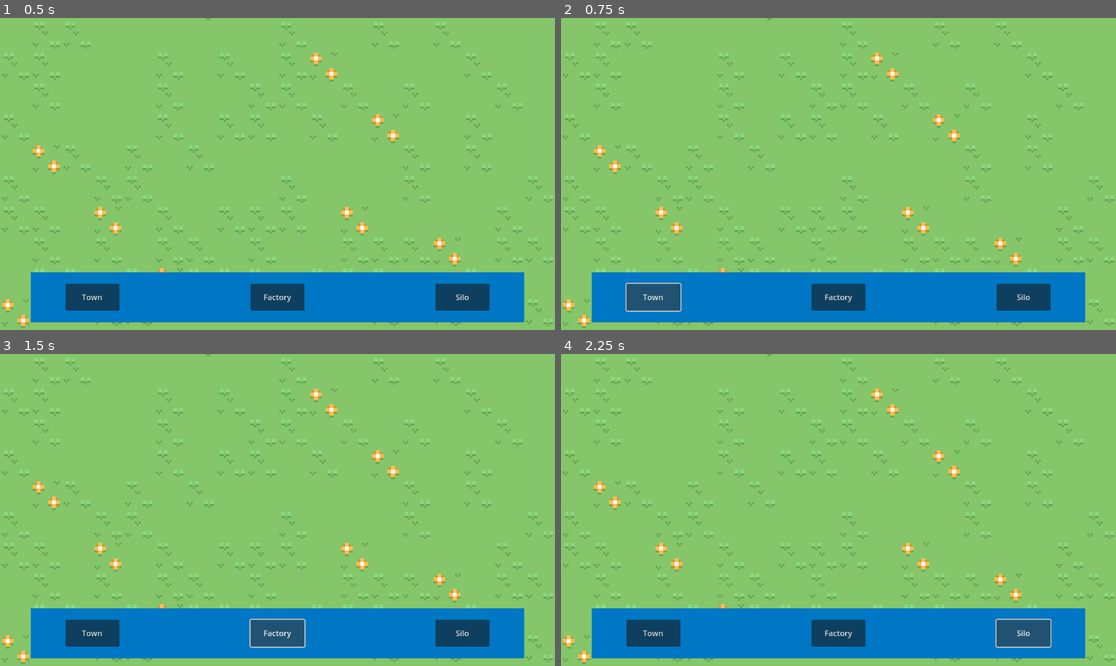
Above: before the commit, frames 1-4 (two rows, left to right).
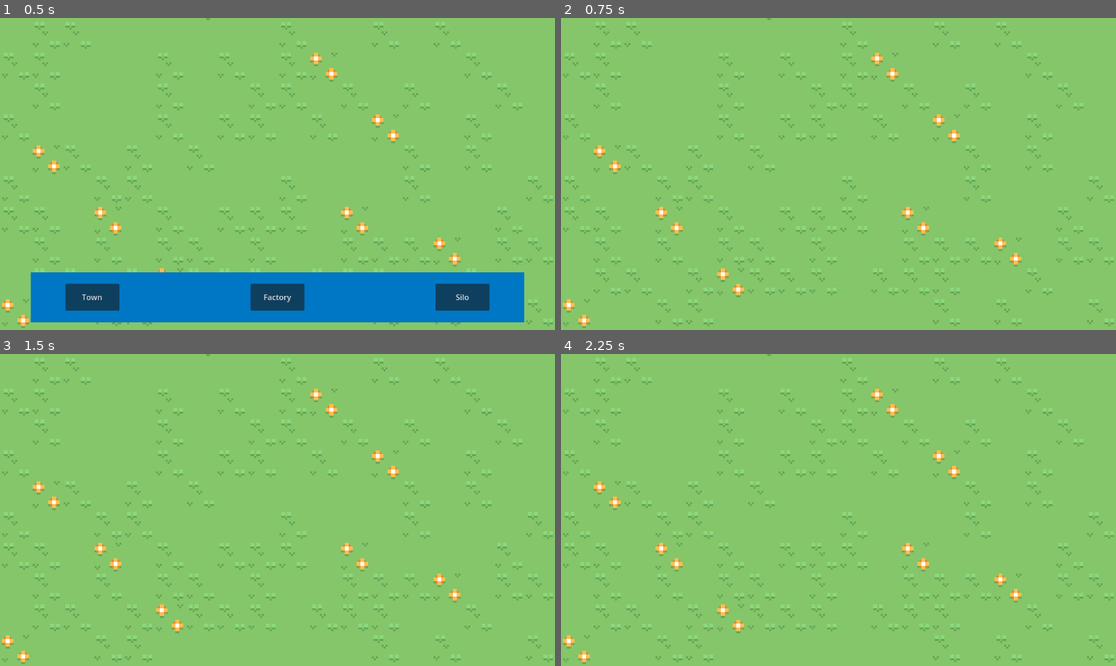
Above: after the commit, the same moments.

Repository: SpaceAgeX/TowerDefense
Game: Godot game, scene res://Main/Main.tscn
The game is run twice, just before and just after one commit, with the same random seed, the same clock (stepped at 60 frames per second) and the same inputs.
Inputs (mouse positions are in pixels of both pictures, inside the frame that each line leads up to):
- Up to frame 1 (0.5 s): no input
- Up to frame 2 (0.75 s): click "Town" at 0.5 s
- Up to frame 3 (1.5 s): click (277, 634) at 1.25 s, where only the run before the commit has a clickable "Factory"
- Up to frame 4 (2.25 s): click (1021, 634) at 2 s, where only the run before the commit has a clickable "Silo"

Frame 1 is identical in both runs. In frame 2, 14% of the frame differs, in the area x 5-95%, y 81-98%; in frame 3, 14%; in frame 4, 14%.

Commit message:
Placing Mechanics Improvement

Diff:
--- a/Main/Main.gd
+++ b/Main/Main.gd
@@ -19,10 +19,18 @@
 	for x in $Buildings.get_children():
 		x.clicked.connect(on_clicked)
 
+func _physics_process(delta):
+	if Input.is_action_just_pressed("RightClick"):
+		$UI/Buttons.visible = true
+		on = Buttons.EMPTY
+		cancel_place()
 
+func cancel_place():
+	pass
 
 func on_clicked(tile):
 	Building = get_node("Buildings/"+str(tile))
+
 	if Building.placeable:
 		print(tile)
 		print(on)
@@ -30,6 +38,7 @@
 			Buttons.EMPTY:
 				Building.type = Building.Types.EMPTY
 				on = Buttons.EMPTY
+
 			Buttons.TOWN:
 				Building.type = Building.Types.TOWN
 				on = Buttons.EMPTY
@@ -39,8 +48,10 @@
 			Buttons.SILO:
 				Building.type = Building.Types.SILO
 				on = Buttons.EMPTY
+		$UI/Buttons.visible = true
 	else:
 		$UI/HUD/Display.write("Can't Place There", 3)
+
 
 	get_node("Buildings/"+str(tile)).updateType()
 
@@ -48,12 +59,15 @@
 
 
 func _on_town_pressed():
+	$UI/Buttons.visible = false
 	on = Buttons.TOWN
 
 
 func _on_factory_pressed():
+	$UI/Buttons.visible = false
 	on = Buttons.FACTORY
 
 
 func _on_silo_pressed():
+	$UI/Buttons.visible = false
 	on = Buttons.SILO
--- a/UI/UI.tscn
+++ b/UI/UI.tscn
@@ -11,18 +11,18 @@
 offset_right = 1152.0
 offset_bottom = 648.0
 
-[node name="ColorRect" type="ColorRect" parent="."]
+[node name="Buttons" type="Control" parent="."]
+anchors_preset = 0
+offset_right = 40.0
+offset_bottom = 40.0
+
+[node name="ColorRect" type="ColorRect" parent="Buttons"]
 layout_mode = 0
 offset_left = 64.0
 offset_top = 528.0
 offset_right = 1088.0
 offset_bottom = 632.0
 color = Color(0, 0.466667, 0.772549, 1)
-
-[node name="Buttons" type="Control" parent="."]
-anchors_preset = 0
-offset_right = 40.0
-offset_bottom = 40.0
 
 [node name="Town" type="Button" parent="Buttons"]
 layout_mode = 1
--- a/project.godot
+++ b/project.godot
@@ -22,6 +22,11 @@
 "events": [Object(InputEventMouseButton,"resource_local_to_scene":false,"resource_name":"","device":-1,"window_id":0,"a …(253 unchanged characters)…
 ]
 }
+RightClick={
+"deadzone": 0.5,
+"events": [Object(InputEventMouseButton,"resource_local_to_scene":false,"resource_name":"","device":-1,"window_id":0,"alt_pressed":false,"shift_pressed":false,"ctrl_pressed":false,"meta_pressed":false,"button_mask":0,"position":Vector2(0, 0),"global_position":Vector2(0, 0),"factor":1.0,"button_index":2,"canceled":false,"pressed":false,"double_click":false,"script":null)
+]
+}
 
 [rendering]
 
